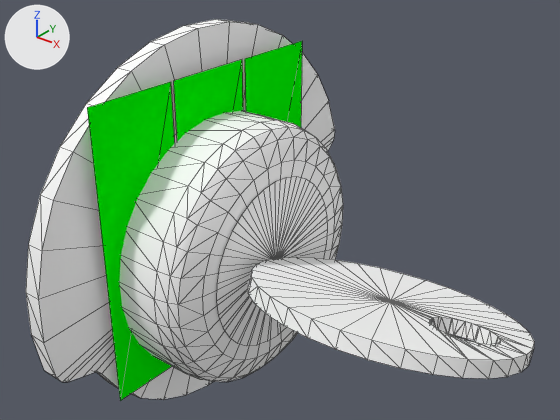
Two versions of the Blender file dev/blender/c172p-magneto-switch.blend, one commit apart.
The view is the same before and after, from a 50 mm camera at (0.0578, -0.0576, 0.0421) aimed at (0.0131, -0.0017, 0.0075). The lights are fixed; the arrows at upper left show +X, +Y and +Z. Mesh edges are drawn as thin lines.

Objects in the first picture: 'click-L', 'click-R', 'click-S', 'key', 'magsw', 'start'.
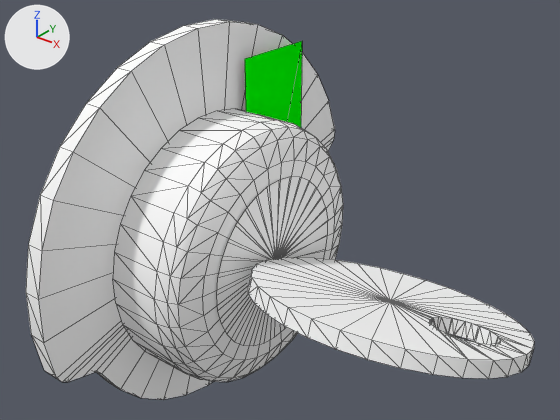
The change in detail:
Object 'click-L' (ob_click_l) is deleted.
Object 'click-R' (ob_click_r) is deleted.

Boxes (x1, y1, x2, y2) around the edits, measured in the pictures (560 x 420 px):
'click-L', deleted (green): before (87, 82, 175, 400)
'click-R', deleted (green): before (174, 60, 243, 141)
